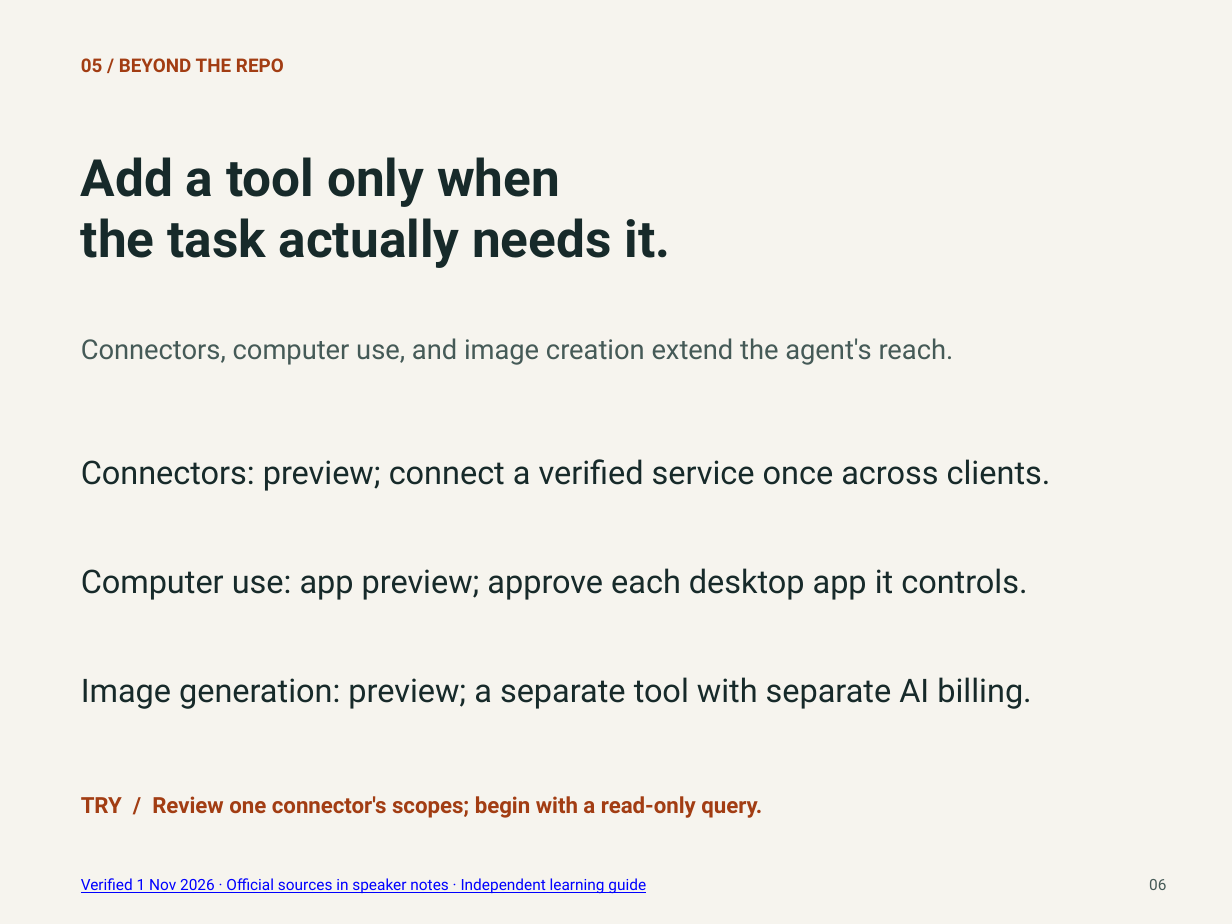
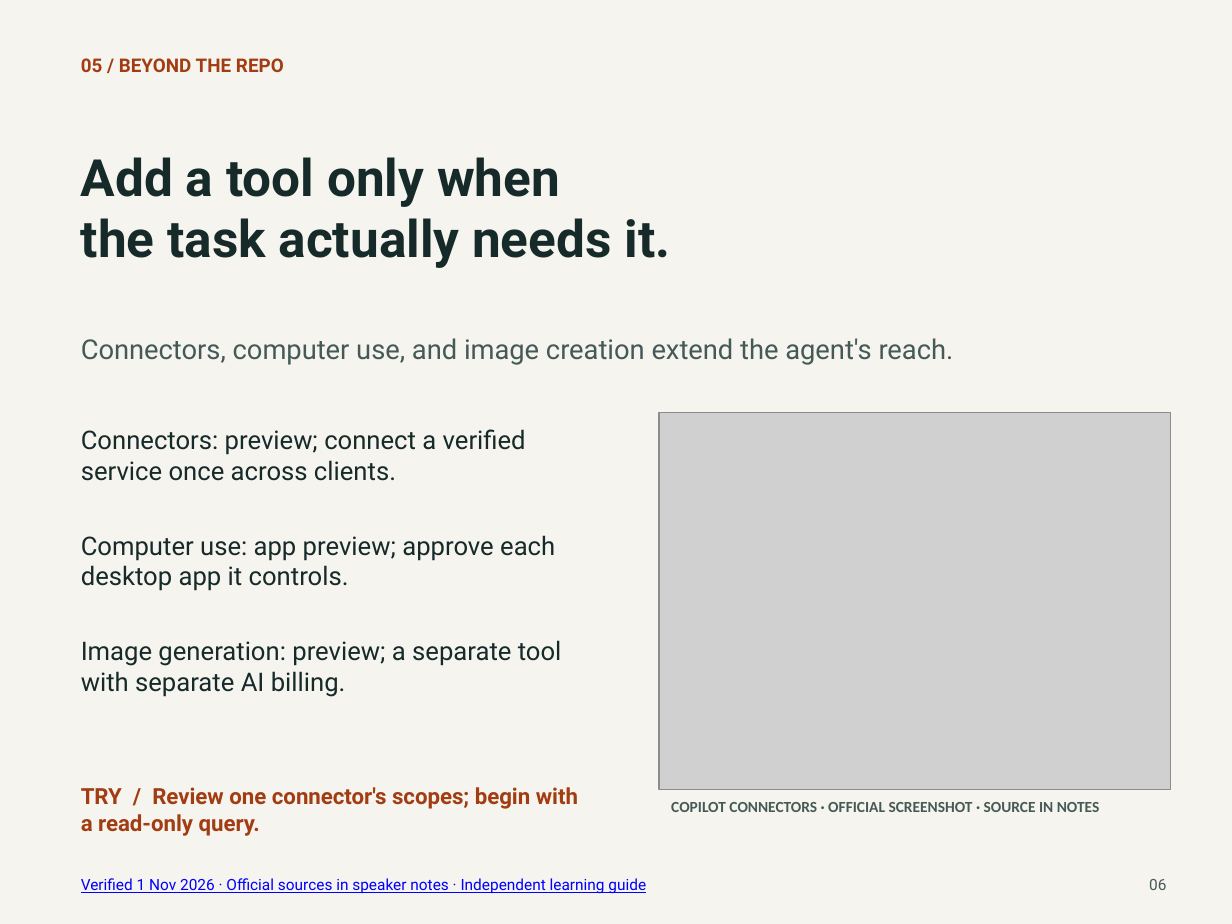
Before and after one commit to ragmha/lab, a slide deck: slide 6 of public/downloads/universe-2026-starter.pptx. Drawn at 1232x924 pixels with LibreOffice and Linux fonts; fonts in the diff are those of the drawing; grey boxes stand for pictures. Boxes give left, top, right and bottom in pixels: in the first picture for what was removed or moved away, otherwise in the second. Text is boxed around its words. In the diff, an @@ line names an element or a change of style, - is before the commit and + after.

```diff
--- a/public/downloads/universe-2026-starter.pptx
+++ b/public/downloads/universe-2026-starter.pptx
@@ text "Connectors: preview; connect a verified ...": place and size @@
-text "Connectors: preview; connect a verified ..." at (81, 459, 1051, 491)
+text "Connectors: preview; connect a verified ..." at (81, 429, 526, 481)
@@ picture added at (659, 413, 1170, 790) @@
@@ text "Computer use: app preview; approve ...": place and size @@
-text "Computer use: app preview; approve ..." at (81, 568, 1027, 600)
+text "Computer use: app preview; approve ..." at (81, 535, 555, 591)
@@ size 19 to 15 pt in 3 elements at (81, 429, 526, 481), (81, 535, 555, 591), (81, 640, 562, 697) @@
@@ text "Image generation: preview; a separate ...": place and size @@
-text "Image generation: preview; a separate ..." at (81, 677, 1031, 709)
+text "Image generation: preview; a separate ..." at (81, 640, 562, 697)
@@ text "TRY / Review one connector's ..." rewrapped from (81, 796, 762, 818) to (81, 787, 578, 836) @@
@@ text added at (671, 802, 1100, 812), 9 pt, text #455A57, bold @@
+COPILOT CONNECTORS · OFFICIAL SCREENSHOT · SOURCE IN NOTES
```
Also in this commit, not shown: 12 other slides changed, 17 other files.
